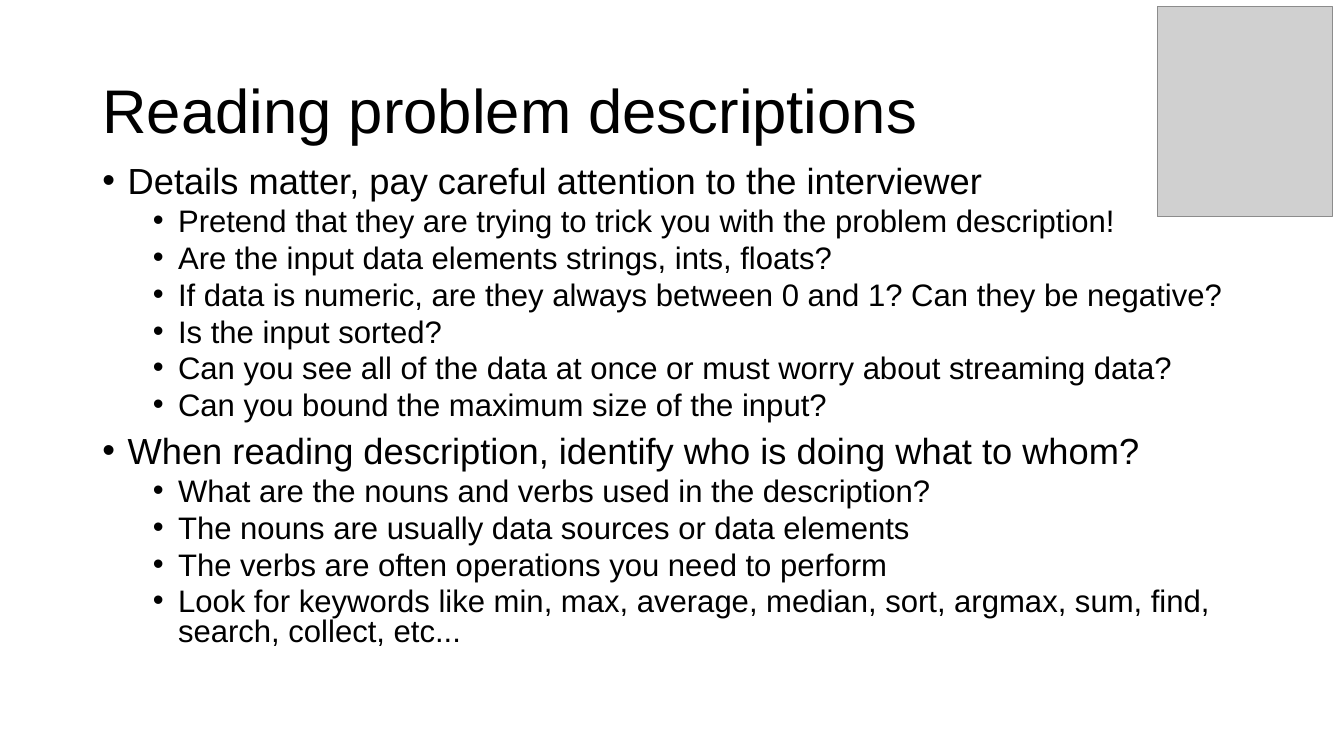
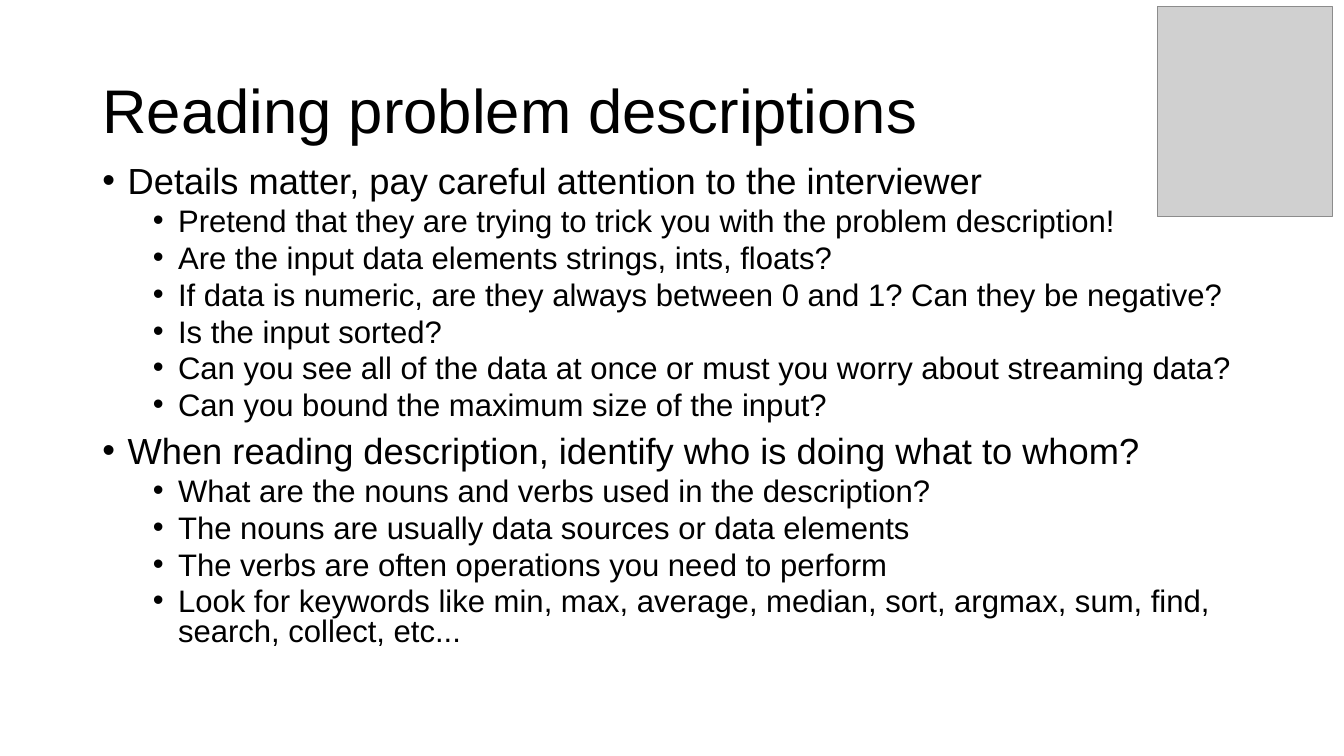
Before and after one commit to parrt/msds689, a slide deck: slide 5 of notes/problem-solving.pptx. Drawn at 1344x756 pixels with LibreOffice and Linux fonts; fonts in the diff are those of the drawing; grey boxes stand for pictures; background and template pictures are left out. Boxes give left, top, right and bottom in pixels: in the first picture for what was removed or moved away, otherwise in the second. Text is boxed around its words. In the diff, an @@ line names an element or a change of style, - is before the commit and + after.

```diff
--- a/notes/problem-solving.pptx
+++ b/notes/problem-solving.pptx
@@ text at box(178, 356, 1231, 386): text changed @@
-  • Can you see all of the data at once or must worry about streaming data?
+  • Can you see all of the data at once or must you worry about streaming data?
```
Also in this commit, not shown: 8 other slides changed, 6 other files.
